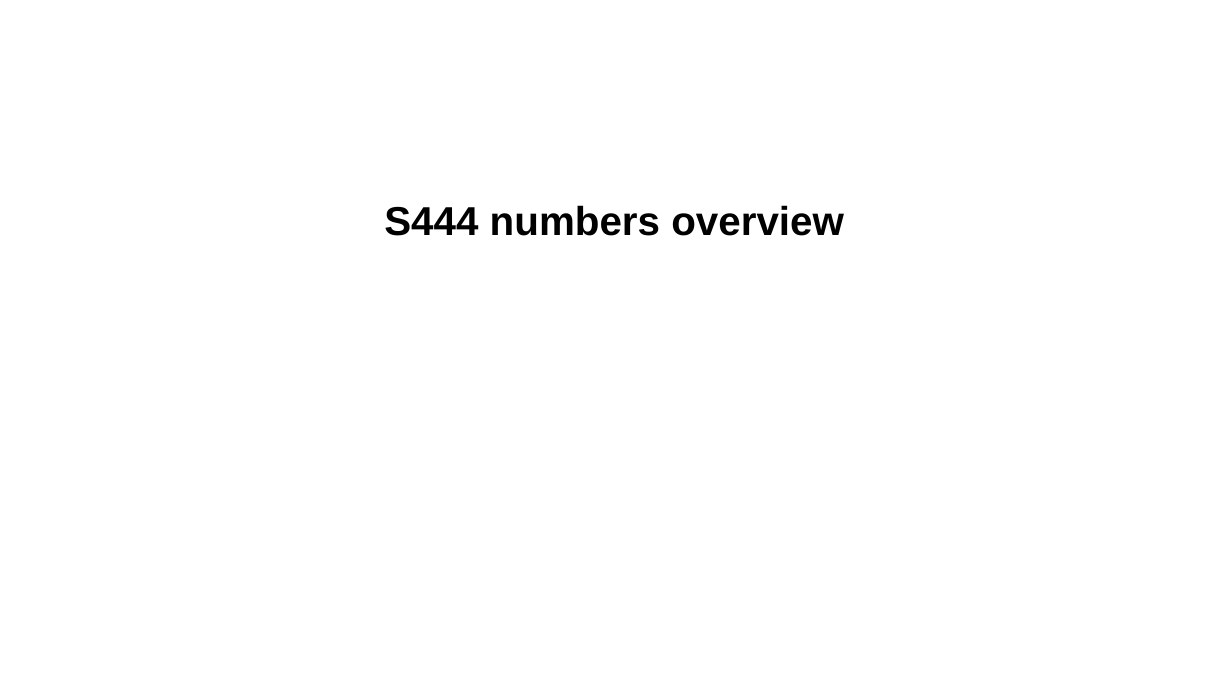
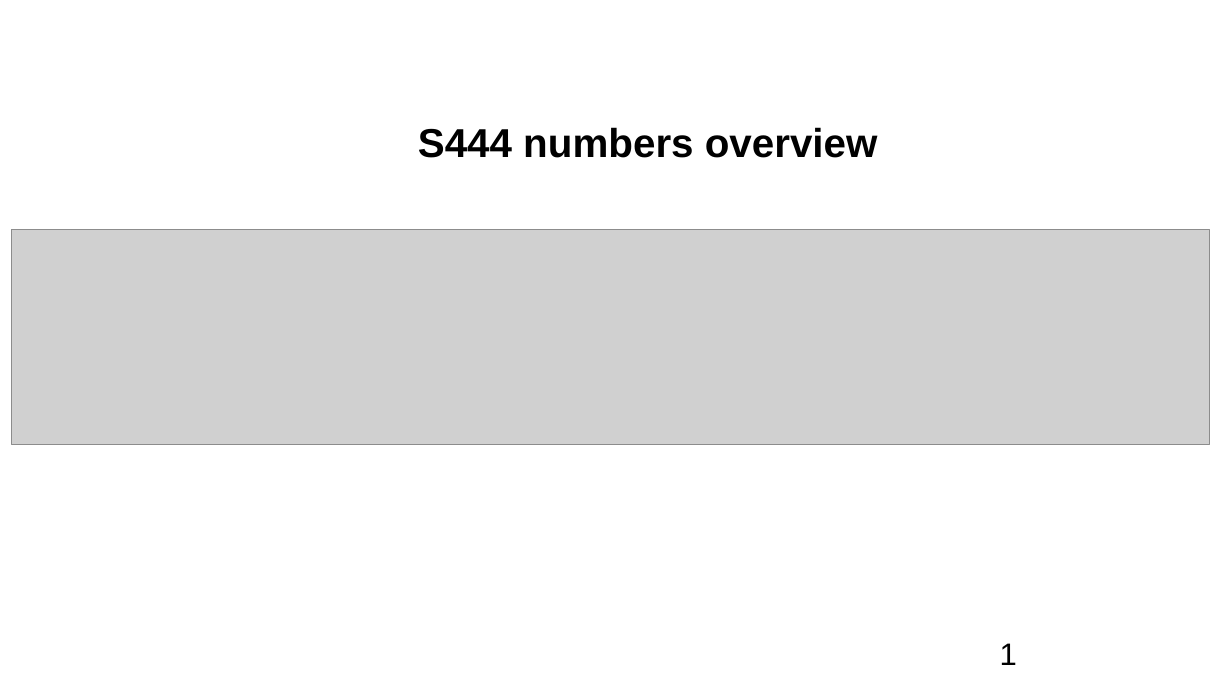
Before and after one commit to jenegger/r3bweek24_gsi, a slide deck: slide 1 of cross_sec_numbers.odp. Drawn at 1232x693 pixels with LibreOffice and Linux fonts; fonts in the diff are those of the drawing; grey boxes stand for pictures. Boxes give left, top, right and bottom in pixels: in the first picture for what was removed or moved away, otherwise in the second. Text is boxed around its words. In the diff, an @@ line names an element or a change of style, - is before the commit and + after.

```diff
--- a/cross_sec_numbers.odp
+++ b/cross_sec_numbers.odp
@@ text "S444 numbers overview": place and size @@
-text "S444 numbers overview" at <box>384,205,844,236</box>
+text "S444 numbers overview" at <box>418,127,878,158</box>
@@ picture added at <box>11,229,1210,444</box> @@
@@ page number added at <box>1000,643,1017,665</box>, 20 pt, text #000000 @@
+1
```
Also in this commit, not shown: 1 other slide changed, 4 slides added, 1 slide removed, 10 other files.
